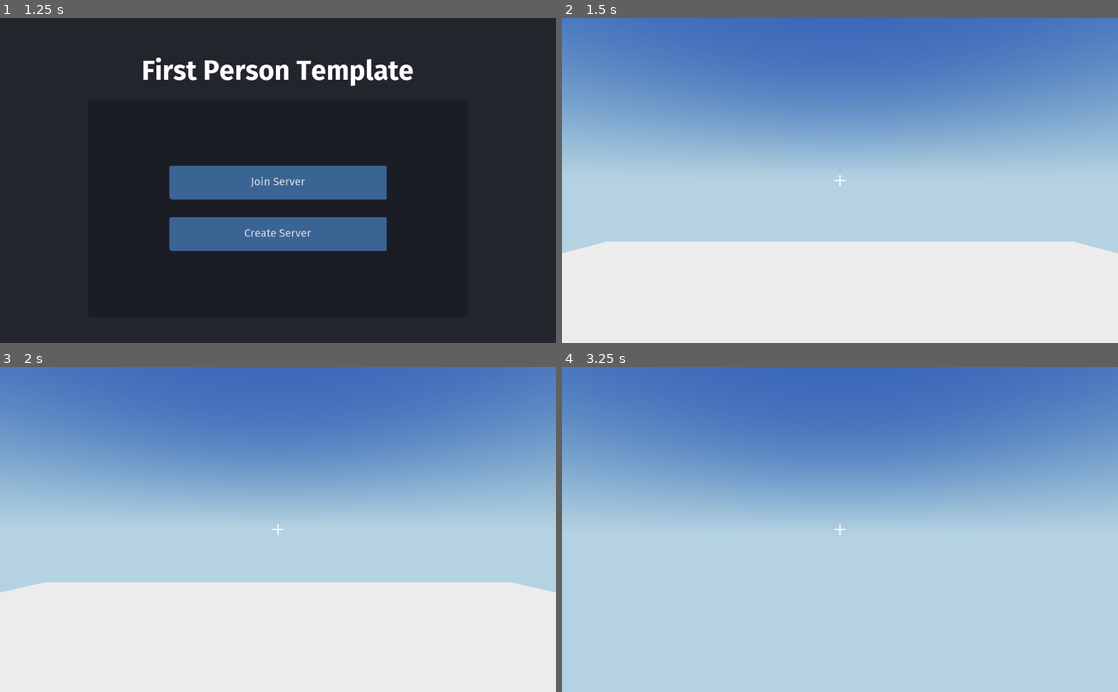
Above: before the commit, frames 1-4 (two rows, left to right).
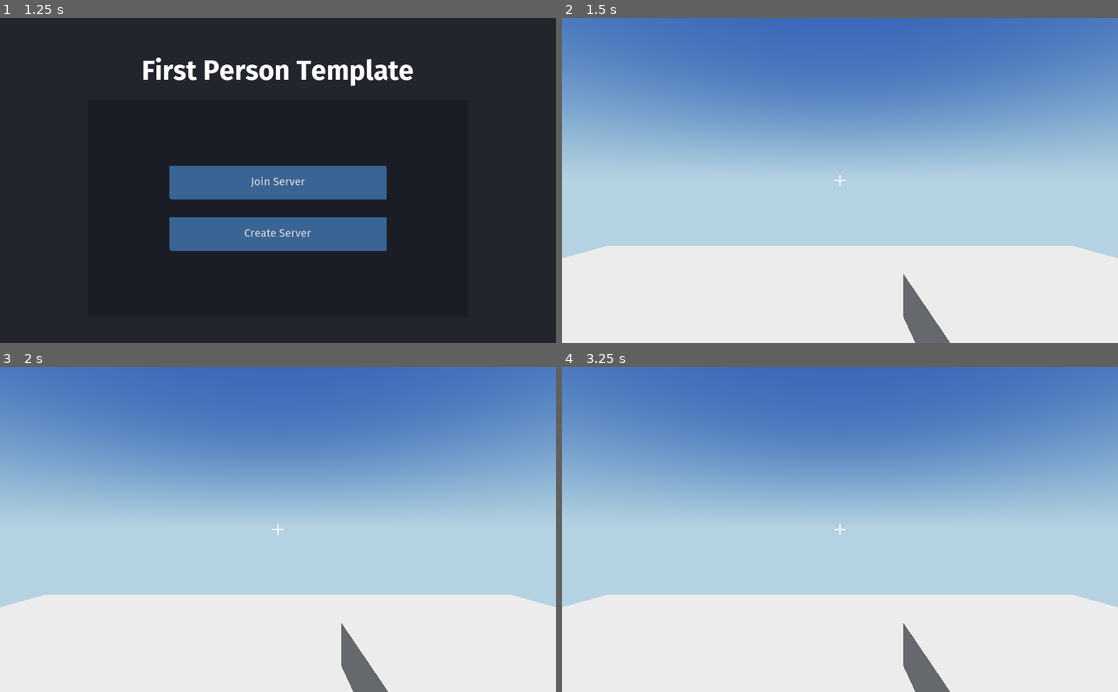
Above: after the commit, the same moments.

Repository: Jummit/first-person-template
Game: Godot game, scene res://JoinScreen/JoinScreen.tscn
The game is run twice, just before and just after one commit, with the same random seed, the same clock (stepped at 60 frames per second) and the same inputs.
Inputs (mouse positions are in pixels of both pictures, inside the frame that each line leads up to):
- Up to frame 1 (1.25 s): tap Enter at 0.5 s; move the mouse to (400, 164) at 0.52 s; hold D (move_right) from 0.53 s (still down); hold Ctrl (sneak) from 0.53 s (still down); tap Space (jump) at 0.77, 1.07 s; click (400, 164) at 0.8 s
- Up to frame 2 (1.5 s): release D (move_right) at 1.25 s; release Ctrl (sneak) at 1.25 s; click "Join Server" at 1.25 s
- Up to frame 3 (2 s): no input
- Up to frame 4 (3.25 s): tap Space (jump) at 2, 2.27, 2.3, 2.57 s; move the mouse to (812, 529) at 2.02 s; hold W (move_forward) from 2.03 s (still down); click (812, 529) at 2.1 s; move the mouse to (851, 523) at 2.77 s; hold Space (jump) from 2.78 s (still down); tap Ctrl (sneak) at 3.05 s

Frame 1 is identical in both runs. In frame 2, 2.1% of the frame differs, in the area x 0-100%, y 68-100%; in frame 3, 4.7%; in frame 4, 30%, in the area x 0-100%, y 70-100%.

Commit message:
added guns and shooting

Diff:
--- a/Game/Game.gd
+++ b/Game/Game.gd
@@ -1,10 +1,10 @@
 extends Spatial
 
 onready var players := $Players
-onready var server_camera := $ServerCamera
+onready var spectator_camera := $SpectatorCamera
 
 func _ready():
-	server_camera.current = get_tree().is_network_server()
+	spectator_camera.current = get_tree().is_network_server()
 
 	if not get_tree().is_network_server():
 		spawn_player(get_tree().get_network_unique_id())
@@ -32,8 +32,15 @@
 		players.get_node(str(id)).queue_free()
 
 
+func _on_Player_tree_exited(player):
+	if player.is_me:
+		spectator_camera.make_current()
+		Input.set_mouse_mode(Input.MOUSE_MODE_VISIBLE)
+
+
 func spawn_player(player_id : int) -> void:
 	var new_player = preload("res://Player/Player.tscn").instance()
 	new_player.name = str(player_id)
 	new_player.network_id = player_id
 	players.add_child(new_player)
+	new_player.connect("tree_exited", self, "_on_Player_tree_exited", [new_player])
--- a/Game/Game.tscn
+++ b/Game/Game.tscn
@@ -49,7 +49,7 @@
 [node name="Players" type="Spatial" parent="."]
 transform = Transform( 1, 0, 0, 0, 1, 0, 0, 0, 1, 0, 1.03779, 0 )
 
-[node name="ServerCamera" type="Camera" parent="."]
+[node name="SpectatorCamera" type="Camera" parent="."]
 transform = Transform( -0.731919, 0.392806, -0.556775, 0, 0.817114, 0.576476, 0.681392, 0.421934, -0.598061, -14, 12, -14 )
 far = 2074.3
 
--- a/Player/Player.gd
+++ b/Player/Player.gd
@@ -1,16 +1,17 @@
 extends KinematicBody
 
 onready var camera := $Camera
+onready var weapon_ray_cast := $Camera/WeaponRayCast
 onready var animation_player := $AnimationPlayer
 onready var walk_player := $WalkPlayer
-onready var jump_player := $JumpPlayer
+onready var shoot_player := $ShootPlayer
 onready var crosshair := $Crosshair
 
 var is_me := true
 var network_id := -1
-var connected_to_server := false
 var vertical_velocity := 0.0
 var sneaking := false setget set_sneaking
+var health := 100.0
 
 const GRAVITY := 0.2
 const JUMP_FORCE := 4.0
@@ -23,13 +24,14 @@
 
 	if is_me:
 		Input.set_mouse_mode(Input.MOUSE_MODE_CAPTURED)
-		walk_player.play()
+		weapon_ray_cast.add_exception(self)
+		weapon_ray_cast.enabled = true
 
 	camera.current = is_me
 	crosshair.visible = is_me
 
-	set_process_input(is_me)
-	set_physics_process(is_me)
+	set_process_input(false)
+	set_physics_process(false)
 
 	rset_config("translation", MultiplayerAPI.RPC_MODE_REMOTE)
 	rset_config("rotation", MultiplayerAPI.RPC_MODE_REMOTE)
@@ -48,11 +50,14 @@
 
 	if is_on_floor() and Input.is_action_pressed("jump"):
 		vertical_velocity = JUMP_FORCE
-		jump_player.play()
+		rpc_unreliable("play_sound", "Jump")
 
 	move_and_slide(Vector3.UP * vertical_velocity, Vector3.UP)
 
-	walk_player.stream_paused = movement_input.length() == 0 or not is_on_floor()
+	if movement_input.length() > 0 and is_on_floor() and not walk_player.playing:
+		rpc_unreliable("play_sound", "Walk")
+	elif movement_input.length() == 0 or not is_on_floor():
+		rpc_unreliable("stop_walking")
 
 	self.sneaking = Input.is_action_pressed("sneak")
 
@@ -66,15 +71,21 @@
 		camera.rotation_degrees.x = clamp(camera.rotation_degrees.x, -80, 90)
 
 		replicate("rotation")
+	if event.is_action_pressed("fire_weapon"):
+		rpc_unreliable("play_sound", "Shoot")
+		var hit_object : Node = weapon_ray_cast.get_collider()
+		if hit_object and hit_object.has_method("damage"):
+			hit_object.rpc_unreliable("damage", 10.0)
 
 
 func _on_connected_to_server():
-	connected_to_server = true
+	set_process_input(is_me)
+	set_physics_process(is_me)
 
 
 func set_sneaking(to):
 	if sneaking != to:
-		$SneakPlayer.play()
+		rpc_unreliable("play_sound", "Sneak")
 		animation_player.play("Sneak" if to else "UnSneak")
 		sneaking = to
 
@@ -91,5 +102,18 @@
 
 
 func replicate(property : String) -> void:
-	if connected_to_server:
-		rset_unreliable(property, get(property))
+	rset_unreliable(property, get(property))
+
+
+remotesync func damage(amount : float) -> void:
+	health -= amount
+	if health <= .0:
+		queue_free()
+
+
+remotesync func play_sound(sound : String) -> void:
+	get_node(sound + "Player").play()
+
+
+remotesync func stop_walking() -> void:
+	walk_player.stop()
--- a/Player/Player.tscn
+++ b/Player/Player.tscn
@@ -1,9 +1,10 @@
-[gd_scene load_steps=9 format=2]
+[gd_scene load_steps=11 format=2]
 
 [ext_resource path="res://Player/Sounds/jump.wav" type="AudioStream" id=1]
 [ext_resource path="res://Player/Sounds/walk.wav" type="AudioStream" id=2]
 [ext_resource path="res://Player/crosshair.png" type="Texture" id=3]
 [ext_resource path="res://Player/Player.gd" type="Script" id=4]
+[ext_resource path="res://Player/Sounds/gunshot.wav" type="AudioStream" id=5]
 
 [sub_resource type="CapsuleMesh" id=1]
 radius = 0.5
@@ -13,7 +14,10 @@
 radius = 0.5
 height = 1.5
 
-[sub_resource type="Animation" id=3]
+[sub_resource type="CubeMesh" id=3]
+size = Vector3( 0.2, 0.2, 0.5 )
+
+[sub_resource type="Animation" id=4]
 length = 0.3
 tracks/0/type = "value"
 tracks/0/path = NodePath("Camera:translation")
@@ -44,9 +48,10 @@
 }
 
 [node name="Player" type="KinematicBody"]
+collision_layer = 3
 script = ExtResource( 4 )
 
-[node name="MeshInstance" type="MeshInstance" parent="."]
+[node name="BodyMesh" type="MeshInstance" parent="."]
 transform = Transform( 1, 0, 0, 0, -1.62921e-07, -1, 0, 1, -1.62921e-07, 0, 1.25, 0 )
 mesh = SubResource( 1 )
 material/0 = null
@@ -57,6 +62,15 @@
 
 [node name="Camera" type="Camera" parent="."]
 transform = Transform( 1, 0, 0, 0, 1, 0, 0, 0, 1, 0, 2.267, 0 )
+
+[node name="WeaponMesh" type="MeshInstance" parent="Camera"]
+transform = Transform( 1, 0, 0, 0, 1, 0, 0, 0, 1, 0.392324, -0.530708, -0.824543 )
+mesh = SubResource( 3 )
+material/0 = null
+
+[node name="WeaponRayCast" type="RayCast" parent="Camera"]
+cast_to = Vector3( 0, 0, -500 )
+collision_mask = 2
 
 [node name="Crosshair" type="TextureRect" parent="."]
 anchor_right = 1.0
@@ -70,11 +84,14 @@
 
 [node name="WalkPlayer" type="AudioStreamPlayer" parent="."]
 stream = ExtResource( 2 )
-stream_paused = true
 
 [node name="JumpPlayer" type="AudioStreamPlayer" parent="."]
 stream = ExtResource( 1 )
 volume_db = -15.0
+
+[node name="ShootPlayer" type="AudioStreamPlayer" parent="."]
+stream = ExtResource( 5 )
+volume_db = -17.0
 
 [node name="SneakPlayer" type="AudioStreamPlayer" parent="."]
 stream = ExtResource( 1 )
--- a/project.godot
+++ b/project.godot
@@ -71,6 +71,17 @@
 , Object(InputEventJoypadButton,"resource_local_to_scene":false,"resource_name":"","device":0,"button_index":0,"pressure":0.0,"pressed":false,"script":null)
  ]
 }
+fire_weapon={
+"deadzone": 0.5,
+"events": [ Object(InputEventMouseButton,"resource_local_to_scene":false,"resource_name":"","device":0,"alt":false,"shift":false,"control":false,"meta":false,"command":false,"button_mask":0,"position":Vector2( 0, 0 ),"global_position":Vector2( 0, 0 ),"factor":1.0,"button_index":1,"pressed":false,"doubleclick":false,"script":null)
+, Object(InputEventJoypadButton,"resource_local_to_scene":false,"resource_name":"","device":-1,"button_index":5,"pressure":0.0,"pressed":false,"script":null)
+ ]
+}
+
+[layer_names]
+
+3d_physics/layer_1="Collision"
+3d_physics/layer_2="Player"
 
 [rendering]
 
Not shown: 2 places in Player/Player.tscn that only renumber resources
Not shown, added: Player/Sounds/gunshot.wav.import
Not shown, added: Player/Sounds/gunshot.wav
